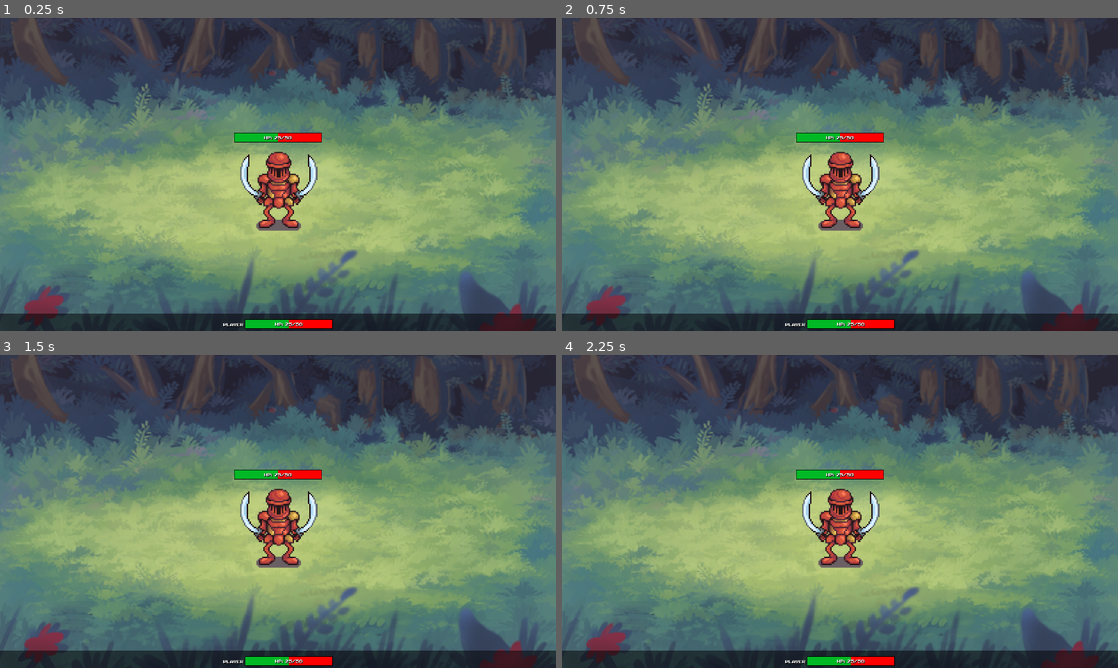
Above: before the commit, frames 1-4 (two rows, left to right).
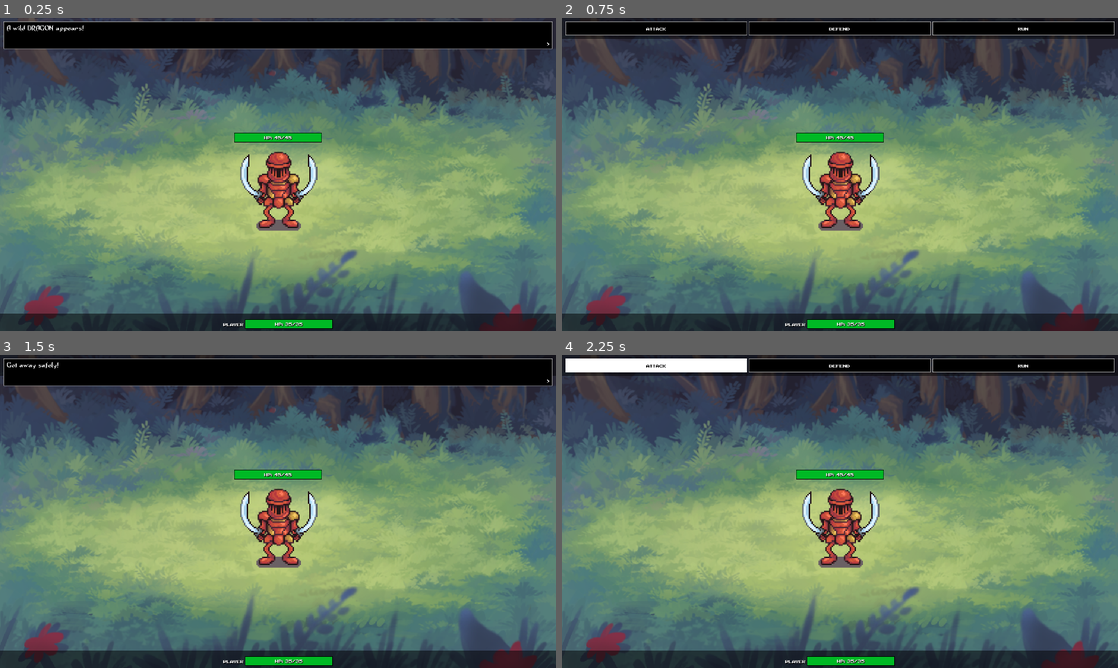
Above: after the commit, the same moments.

Repository: elliottdombrowski/tb-rpg
Game: Godot game, scene res://scenes/main/main.tscn
Same seed, same stepped clock (60 frames per second), same inputs: the game is played once before the commit and once after it.
Inputs (mouse positions are in pixels of both pictures, inside the frame that each line leads up to):
- Up to frame 1 (0.25 s): no input
- Up to frame 2 (0.75 s): tap Enter (ui_accept) at 0.5, 0.6 s; move the mouse to (962, 158) at 0.52 s; click (962, 158) at 0.67 s
- Up to frame 3 (1.5 s): tap Enter (ui_accept) at 0.77, 1.07 s; click (461, 364) at 1.25 s, where only the run after the commit has a clickable "Run"
- Up to frame 4 (2.25 s): click (656, 364) at 2 s, where only the run after the commit has a clickable "Attack"

The runs differ from the first frame. In frame 1, 9.2% of the frame differs, in the area x 0-100%, y 1-100%; in frame 2, 7.1%; in frame 3, 10%, in the area x 0-100%, y 0-100%; in frame 4, 7.1%.

Commit message:
abstract battle setup

Diff:
--- a/project.godot
+++ b/project.godot
@@ -14,6 +14,10 @@
 run/main_scene="res://scenes/main/main.tscn"
 config/features=PackedStringArray("4.2", "Forward Plus")
 config/icon="res://icon.svg"
+
+[autoload]
+
+PlayerStats="*res://scenes/autoload/player_stats.gd"
 
 [display]
 
--- /dev/null
+++ b/resources/base_enemy.gd
@@ -0,0 +1,6 @@
+extends Resource
+
+@export var name    : String = "Enemy"
+@export var texture : Texture = null
+@export var health  : int = 30
+@export var damage  : int = 20
--- /dev/null
+++ b/resources/dragon.tres
@@ -0,0 +1,11 @@
+[gd_resource type="Resource" load_steps=3 format=3 uid="uid://neodjrle8b6x"]
+
+[ext_resource type="Script" path="res://resources/base_enemy.gd" id="1_hgjb2"]
+[ext_resource type="Texture2D" uid="uid://hegm0h0qjnxl" path="res://assets/characters/enemies/battle/07b.png" id="2_boydr"]
+
+[resource]
+script = ExtResource("1_hgjb2")
+name = "Dragon"
+texture = ExtResource("2_boydr")
+health = 45
+damage = 15
--- /dev/null
+++ b/scenes/autoload/player_stats.gd
@@ -0,0 +1,5 @@
+extends Node
+
+var max_health     : int = 35
+var current_health : int = 35
+var damage         : int = 20
--- a/scenes/battle/battle.gd
+++ b/scenes/battle/battle.gd
@@ -1,6 +1,56 @@
 extends Control
 
+signal textbox_closed
+
+@onready var actions_panel     : Panel = $ActionsPanel
+@onready var textbox           : Panel = $Textbox
+@onready var textbox_label     : Label = $Textbox/Label
+@onready var textbox_ticker    : Label = $Textbox/Ticker
+@onready var player_health_bar : ProgressBar = $PlayerPanel/PlayerData/ProgressBar
+@onready var enemy_texture     : TextureRect = $EnemyContainer/Enemy
+@onready var enemy_health_bar  : ProgressBar = $EnemyContainer/ProgressBar
+
+@export_range(0,1) var run_chance : float = 0.5
+@export var enemy : Resource = null
 
 func _ready():
-	$Textbox.hide()
-	$ActionsPanel.hide()
+	set_health(player_health_bar, PlayerStats.current_health, PlayerStats.max_health)
+	set_health(enemy_health_bar, enemy.health, enemy.health)
+	enemy_texture.texture = enemy.texture
+
+	textbox.hide()
+	actions_panel.hide()
+
+	display_text("A wild %s appears!" % enemy.name.to_upper())
+
+	await textbox_closed
+	actions_panel.show()
+
+
+func set_health(progress_bar: ProgressBar, health, max_health):
+	progress_bar.value     = health
+	progress_bar.max_value = max_health
+	progress_bar.get_node("Label").text = "HP: %d/%d" % [health, max_health]
+
+
+
+func _input(event):
+	if (Input.is_action_just_pressed("ui_accept") or Input.is_mouse_button_pressed(MOUSE_BUTTON_LEFT)) and textbox.visible:
+		textbox.hide()
+		textbox_closed.emit()
+
+
+func display_text(text):
+	textbox.show()
+	textbox_label.text = text
+
+
+func _on_run_pressed():
+	if randf() > run_chance:
+		display_text("Failed to run away!")
+		return
+
+	display_text("Got away safely!")
+	await textbox_closed
+	await get_tree().create_timer(.25).timeout
+	get_tree().quit()
--- a/scenes/battle/battle.tscn
+++ b/scenes/battle/battle.tscn
@@ -1,8 +1,9 @@
-[gd_scene load_steps=12 format=3 uid="uid://cxwhbpsixv6lj"]
+[gd_scene load_steps=13 format=3 uid="uid://cxwhbpsixv6lj"]
 
 [ext_resource type="Texture2D" uid="uid://bvqn8c7smrwkx" path="res://assets/backgrounds/battleback1.png" id="1_sfa1b"]
 [ext_resource type="Script" path="res://scenes/battle/battle.gd" id="1_xsq6h"]
 [ext_resource type="Texture2D" uid="uid://hegm0h0qjnxl" path="res://assets/characters/enemies/battle/07b.png" id="2_0451p"]
+[ext_resource type="Resource" uid="uid://neodjrle8b6x" path="res://resources/dragon.tres" id="2_ftwma"]
 [ext_resource type="FontFile" uid="uid://654wi25h7d5f" path="res://assets/fonts/NESCyrillic.ttf" id="2_q1436"]
 [ext_resource type="FontFile" uid="uid://di8e0q2uvkj8c" path="res://assets/fonts/Adventurer.ttf" id="4_af355"]
 
@@ -53,6 +54,7 @@
 grow_horizontal = 2
 grow_vertical = 2
 script = ExtResource("1_xsq6h")
+enemy = ExtResource("2_ftwma")
 
 [node name="Background" type="TextureRect" parent="."]
 layout_mode = 1
@@ -163,7 +165,7 @@
 anchor_right = 1.0
 offset_left = 8.0
 offset_top = 8.0
-offset_right = 8.0
+offset_right = -8.0
 offset_bottom = 8.0
 grow_horizontal = 2
 theme_override_styles/panel = SubResource("StyleBoxFlat_7knys")
@@ -220,9 +222,12 @@
 
 [node name="Textbox" type="Panel" parent="."]
 layout_mode = 1
-anchors_preset = 10
-anchor_right = 1.0
-offset_bottom = 79.0
+anchors_preset = -1
+anchor_right = 1.0
+offset_left = 8.0
+offset_top = 8.0
+offset_right = -8.0
+offset_bottom = 71.0
 grow_horizontal = 2
 theme_override_styles/panel = SubResource("StyleBoxFlat_16psi")
 
@@ -255,3 +260,5 @@
 grow_vertical = 0
 theme_override_fonts/font = ExtResource("4_af355")
 text = ">"
+
+[connection signal="pressed" from="ActionsPanel/Actions/Run" to="." method="_on_run_pressed"]
